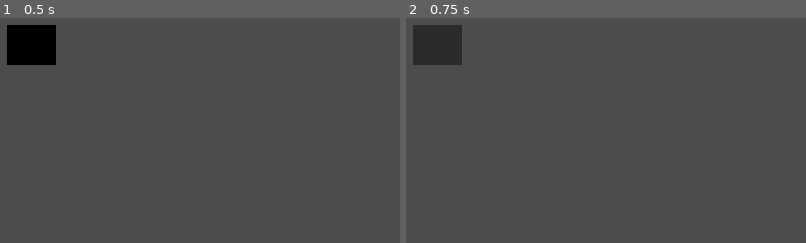
Above: before the commit, frames 1-2 (left to right).
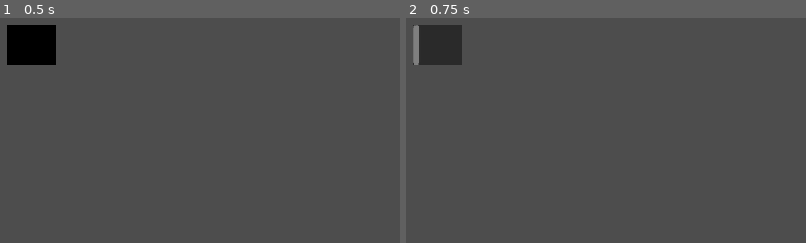
Above: after the commit, the same moments.

Repository: CoffeeCoder1/etc-eos-remote
Game: Godot game, scene res://scenes/elements/board_button/board_button.tscn
Two runs of this game, one before a commit and one after it. Both use one fixed random seed, a clock stepped at 60 frames per second and the inputs below. This scene is started directly instead of the project's main scene.
Inputs (mouse positions are % of the whole screen's width and height, from its top left):
- Up to frame 1 (0.5 s): no input
- Up to frame 2 (0.75 s): tap Enter at 0.5 s; drag from (4, 6) to (60, 28) at 0.52 s
The pictures show only the part of the screen within x 0-50%, y 0-50%; the shares and areas given below are measured in that part.

Frame 1 is identical in both runs. In frame 2, 0.3% of the frame differs, in the area x 1-4%, y 3-21%.

Commit message:
Add a progress bar for button hold actions

Diff:
--- a/scenes/elements/board_button/board_button.tscn
+++ b/scenes/elements/board_button/board_button.tscn
@@ -26,7 +26,6 @@
 layout_mode = 2
 script = ExtResource("2_dd0wq")
 hold_enabled = true
-hold_time = null
 metadata/_custom_type_script = "uid://ddlrj8b0ww7ka"
 
 [connection signal="held" from="MarginContainer/Key" to="." method="_on_key_held"]
--- a/scenes/elements/key/key.gd
+++ b/scenes/elements/key/key.gd
@@ -55,7 +55,14 @@
 ## Is the mouse hovering over the button?
 var hovering: bool
 ## Incremented to time the hold action.
-var _hold_timer: float = 0.0
+var _hold_timer: float = 0.0:
+	set(_new_hold_timer):
+		if is_instance_valid(_hold_progress_bar):
+			_hold_progress_bar.value = _new_hold_timer / hold_time
+
+		_hold_timer = _new_hold_timer
+## ProgressBar used to show the hold timer progress.
+var _hold_progress_bar: ProgressBar
 
 
 func _init() -> void:
@@ -71,6 +78,15 @@
 	_label.horizontal_alignment = HORIZONTAL_ALIGNMENT_CENTER
 	_label.vertical_alignment = VERTICAL_ALIGNMENT_CENTER
 	_panel_container.add_child(_label, false, Node.INTERNAL_MODE_FRONT)
+
+	_hold_progress_bar = ProgressBar.new()
+	_hold_progress_bar.max_value = 1.0
+	_hold_progress_bar.show_percentage = false
+	_hold_progress_bar.mouse_filter = Control.MOUSE_FILTER_IGNORE
+	_hold_progress_bar.size_flags_vertical = Control.SIZE_FILL
+	_hold_progress_bar.size_flags_horizontal = Control.SIZE_FILL
+	_hold_progress_bar.add_theme_stylebox_override("background", StyleBoxEmpty.new())
+	_panel_container.add_child(_hold_progress_bar, false, Node.INTERNAL_MODE_FRONT)
 
 
 # Called when the node enters the scene tree for the first time.
@@ -173,6 +189,7 @@
 		draw_mode = DrawMode.DRAW_PRESSED
 	else:
 		draw_mode = DrawMode.DRAW_NORMAL
+		_hold_timer = 0.0
 
 	queue_redraw()
 
--- a/scenes/main/board_selector.tscn
+++ b/scenes/main/board_selector.tscn
@@ -29,8 +29,6 @@
 size_flags_horizontal = 10
 script = ExtResource("2_vgvjv")
 text = "App Settings"
-hold_enabled = null
-hold_time = null
 metadata/_custom_type_script = "uid://ddlrj8b0ww7ka"
 
 [node name="BoardList" parent="." instance=ExtResource("1_1h431")]
--- a/scenes/main/interface.tscn
+++ b/scenes/main/interface.tscn
@@ -38,8 +38,6 @@
 size_flags_horizontal = 10
 script = ExtResource("3_3i7l4")
 text = "Menu"
-hold_enabled = null
-hold_time = null
 metadata/_custom_type_script = "uid://ddlrj8b0ww7ka"
 
 [node name="CommandLine" type="TextEdit" parent="."]
